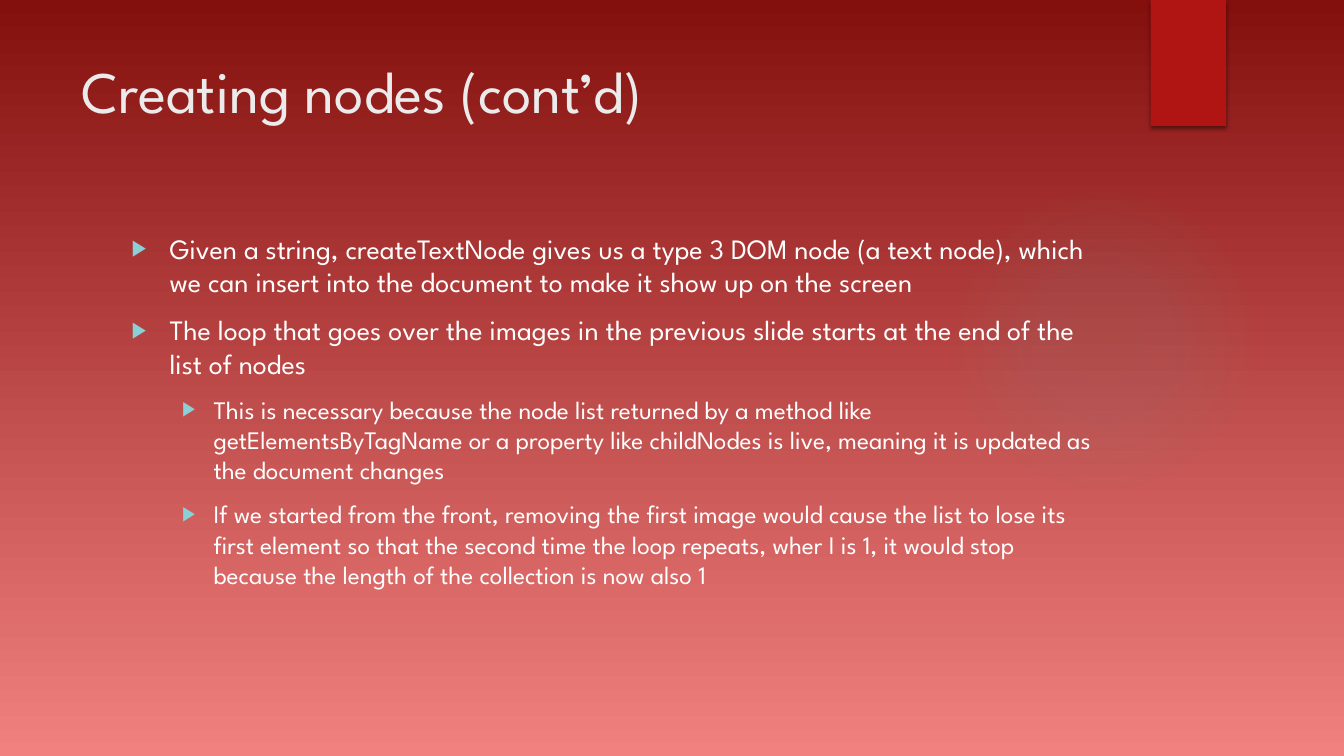
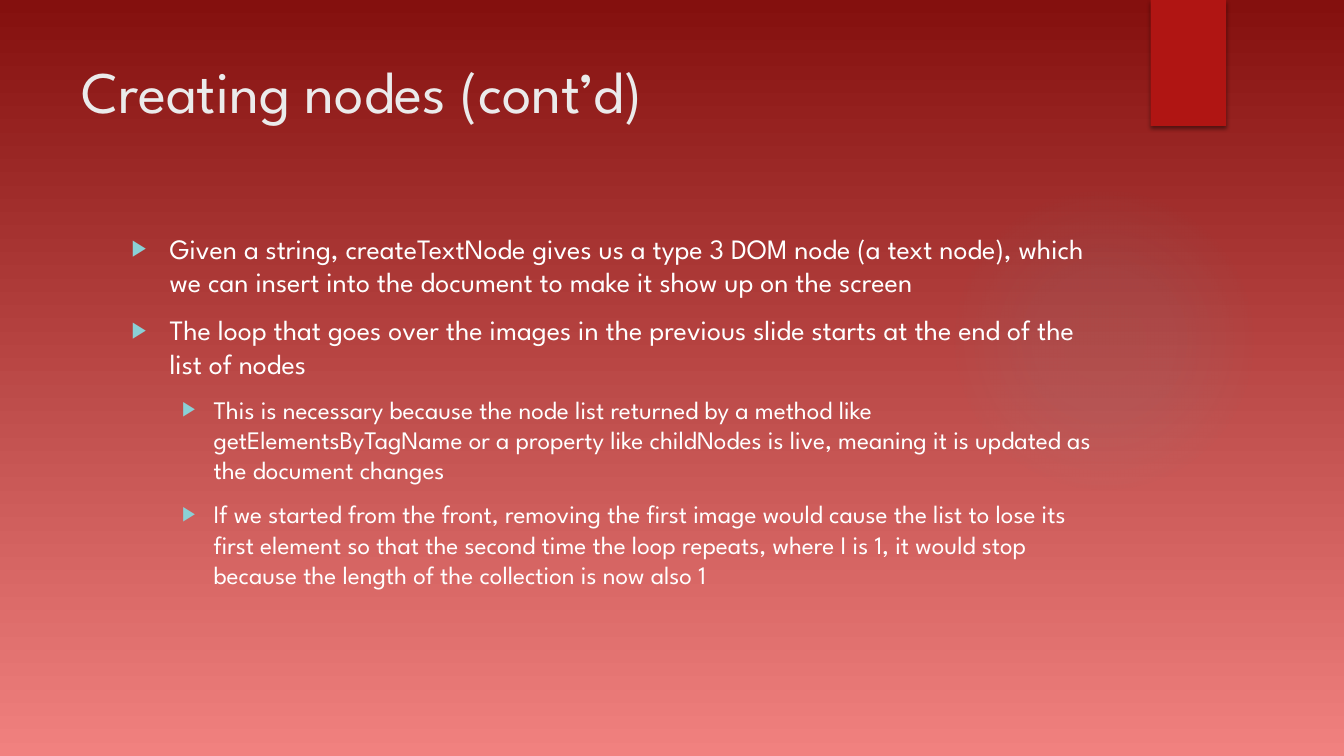
Before and after one commit to dtarvin/JavaScript_Class, a slide deck: slide 34 of document-object-model-presentation/Document Object Model.pptx. Drawn at 1344x756 pixels with LibreOffice and Linux fonts; fonts in the diff are those of the drawing; background and template pictures are left out. Boxes give left, top, right and bottom in pixels: in the first picture for what was removed or moved away, otherwise in the second. Text is boxed around its words. In the diff, an @@ line names an element or a change of style, - is before the commit and + after.

```diff
--- a/document-object-model-presentation/Document Object Model.pptx
+++ b/document-object-model-presentation/Document Object Model.pptx
@@ text at [214, 505, 1066, 590]: text changed @@
-  ▶ If we started from the front, removing the first image would cause the list to lose its first element so that the second time the loop repeats, wher I is 1, it would stop because the length of the collection is now also 1
+  ▶ If we started from the front, removing the first image would cause the list to lose its first element so that the second time the loop repeats, where I is 1, it would stop because the length of the collection is now also 1
```
Also in this commit, not shown: 14 other files.
